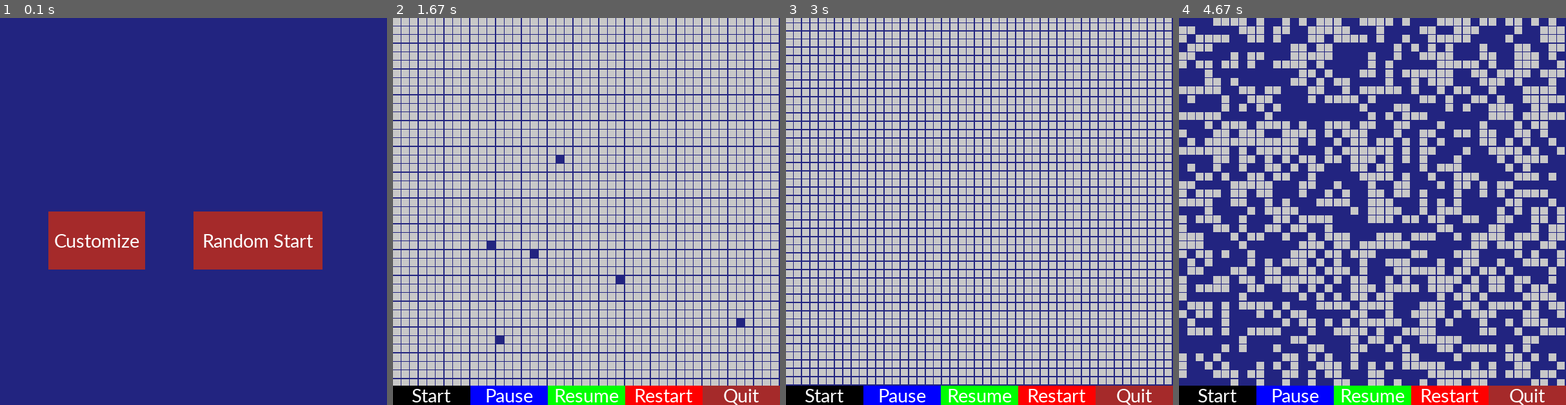
Above: before the commit, frames 1-4 (left to right).
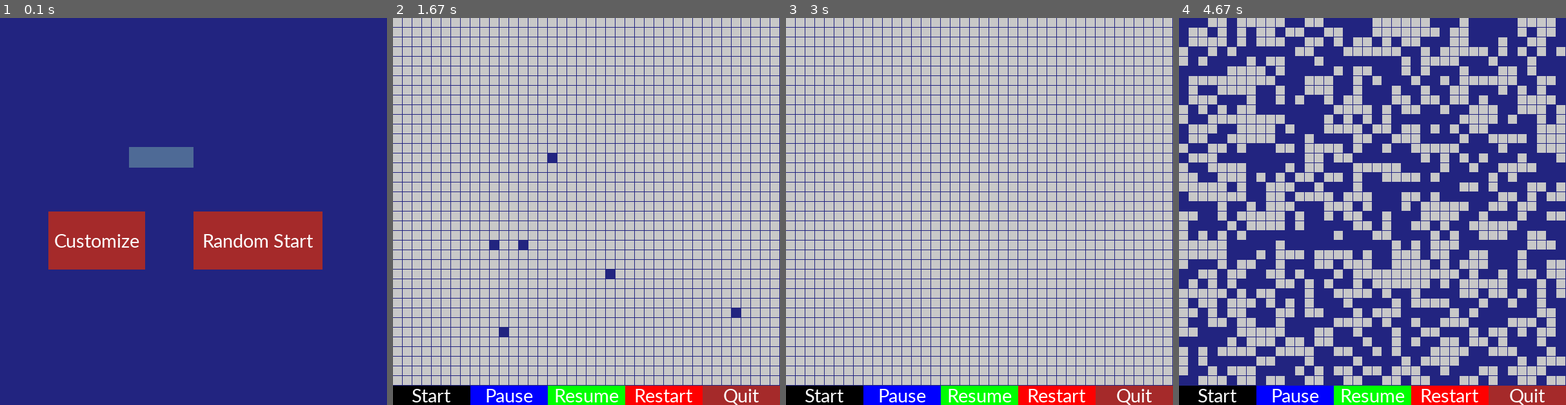
Above: after the commit, the same moments.

Repository: Tesfa-eth/Conways-Game-of-Life
Game: pygame game, started from conways_game_of_life_improved/game.py
Same seed, same stepped clock (60 frames per second), same inputs: the game is played once before the commit and once after it.
Inputs (mouse positions are in pixels of both pictures, inside the frame that each line leads up to):
- Up to frame 1 (0.1 s): no input
- Up to frame 2 (1.67 s): press the mouse at (586, 234) at 0.37 s; move the mouse to (540, 226) at 0.47 s; release the mouse at (493, 215) at 0.6 s; tap S at 0.67 s; press the mouse at (489, 242) at 1.03 s; move the mouse to (609, 277) at 1.13 s; release the mouse at (733, 312) at 1.27 s; press the mouse at (555, 157) at 1.37 s; move the mouse to (528, 242) at 1.47 s; release the mouse at (501, 331) at 1.6 s
- Up to frame 3 (3 s): hold I 1.67-2.13 s; tap O at 2.17 s; click "Start" at 2.55 s; hold Backspace from 2.83 s (still down)
- Up to frame 4 (4.67 s): release Backspace at 3.3 s; press the mouse at (1449, 397) at 3.37 s; move the mouse to (1411, 265) at 3.47 s; release the mouse at (1376, 137) at 3.6 s; tap I at 3.67 s; press the mouse at (1341, 157) at 4.03 s; move the mouse to (1426, 207) at 4.13 s; release the mouse at (1511, 257) at 4.27 s; click (1426, 234) at 4.38 s

The runs differ from the first frame. In frame 1, 0.9% of the frame differs, in the area x 33-50%, y 33-39%; in frame 2, 26%; in frame 3, 30%; in frame 4, 46%, in the area x 0-100%, y 0-95%.

Commit message:
Zoom in and zoom out functionality
I have added a zoom in and zoom out functionality! press 'i' to zoom in and 'o' to zoom out

Diff:
--- a/conways_game_of_life_improved/game.py
+++ b/conways_game_of_life_improved/game.py
@@ -182,7 +182,26 @@
     start = False
     update = False
     custom = False
+    zoom_out = False
+    zoom_in = False
     maximize = 0
+    ######take user input################
+    # basic font for user typed
+    base_font = pygame.font.Font(None, 32)
+    user_text = ''
+
+    # create rectangle
+    input_rect = pygame.Rect(WINDOW_WIDTH//3, WINDOW_HEIGHT//3, 10, 32)
+
+    # color_active stores color(lightskyblue3) which
+    # gets active when input box is clicked by user
+    color_active = pygame.Color('lightskyblue3')
+    color_passive = (78, 106, 150)
+    color = color_passive
+    active = False
+    #####################
+    start_x = 45 # default grid size
+    start_y = 45
     while True:
         if custom: # clicked user input
             grid = customize(mouse_position, grid)
@@ -194,6 +213,14 @@
                     # give option of drag or click for customization
                     """if custom: # clicked user input
                         grid = customize(mouse_position, grid)"""
+
+                    ########user input##################
+                    if input_rect.collidepoint(event.pos):
+                        active = True
+                    else:
+                        active = False
+                    ############################
+
                     if resume_button.mouse_over(mouse_position):
                         pause = False
                     if pause_button.mouse_over(mouse_position):
@@ -207,14 +234,24 @@
                         custom = False
                         #main()
                     if random_button.mouse_over(mouse_position):
-                        start_x = 45
-                        start_y = 45 # to be safely removed later
+                        try:
+                            start_x = start_y = int(user_text) # take the starting gride size
+                        except ValueError:
+                            start_x = start_y = 40
+
+                        #start_x = 45
+                        #start_y = 45 # to be safely removed later
                         grid = random_array(start_x, start_y)
                         start = True
                     if customize_button.mouse_over(mouse_position):
+                        try:
+                            start_x = start_y = int(user_text) # take the starting gride size
+                        except ValueError:
+                            start_x = start_y = 40
+
                         # once done remove all the occurance of start_x and start_y except this one
-                        start_x = 45
-                        start_y = 45
+                        #start_x = 45
+                        #start_y = 45
                         grid = starting_array((start_x,start_y))
                         custom = True
                         start = True
@@ -223,15 +260,41 @@
                     if quit_button.mouse_over(mouse_position):
                         pygame.quit()
 
+                ###################################################
+
+                if event.type == pygame.KEYDOWN:
+                    pressed = pygame.key.get_pressed()
+                    if pressed[pygame.K_o]: # azoom out
+                        zoom_out = True
+                    if pressed[pygame.K_s]: # azoom out
+                        zoom_out = False
+                    if pressed[pygame.K_i]: # drag (open option!)
+                        zoom_in = True
+                if event.type == pygame.KEYDOWN:
+                    if event.key == pygame.K_BACKSPACE:
+                        # when back space is hit
+                        user_text = user_text[:-1]
+                    else: # additional string
+                        user_text += event.unicode
+
+
         # get mouse position
         mouse_position = pygame.mouse.get_pos() # tuple of x, y coordinates
 
         if start:
             SCREEN.fill(BLUE)
             # maximize the grid in every 15 iteration
-            if maximize % 25 == 0 and update == True:
+            if zoom_out and update:
+                #if maximize % 10 == 0:
                 grid = pad_array(grid, 0)
                 print("maximizing now")
+                maximize += 1
+                zoom_out = False
+            elif zoom_in and update:
+                x = grid.shape[0]
+                y = grid.shape[1]
+                grid = grid[1:x-1, 1:y-1]
+                zoom_in = False
             grid = update_grid(grid, WINDOW_WIDTH/grid.shape[1], WINDOW_HEIGHT/grid.shape[0], update) # has to be both height and width
             # draw buttons
             resume_button.draw_rect(SCREEN)
@@ -240,8 +303,6 @@
             quit_button.draw_rect(SCREEN)
             start_button.draw_rect(SCREEN)
 
-            maximize += 1
-
         # before the game starts
         else:
             # menu
@@ -249,6 +310,18 @@
             random_button.draw_rect(SCREEN)
             customize_button.draw_rect(SCREEN)
 
+            # text input
+            if active:
+                color = color_active
+            else:
+                color = color_passive
+
+            pygame.draw.rect(SCREEN, color, input_rect)
+            text_surface = base_font.render(user_text, True, (255, 255, 255))
+            SCREEN.blit(text_surface, (input_rect.x+5, input_rect.y+5))
+            input_rect.w = max(100, text_surface.get_width()+10)
+            pygame.display.flip()
+
         #print(grid)
         # update the grid unless it is paused
         if pause == False:
